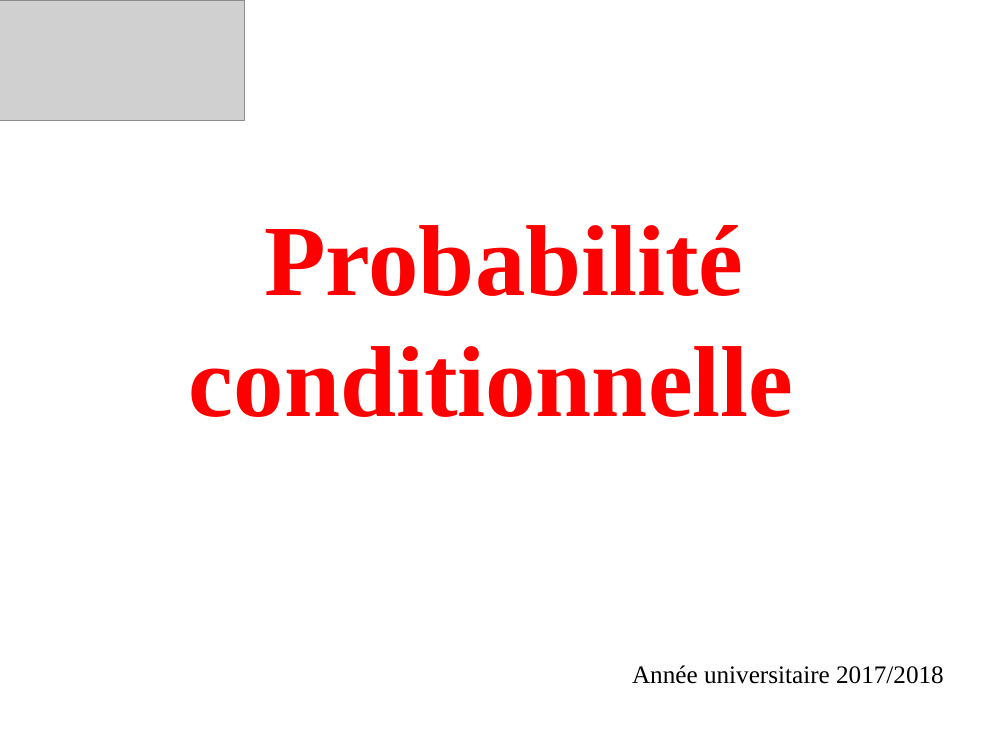
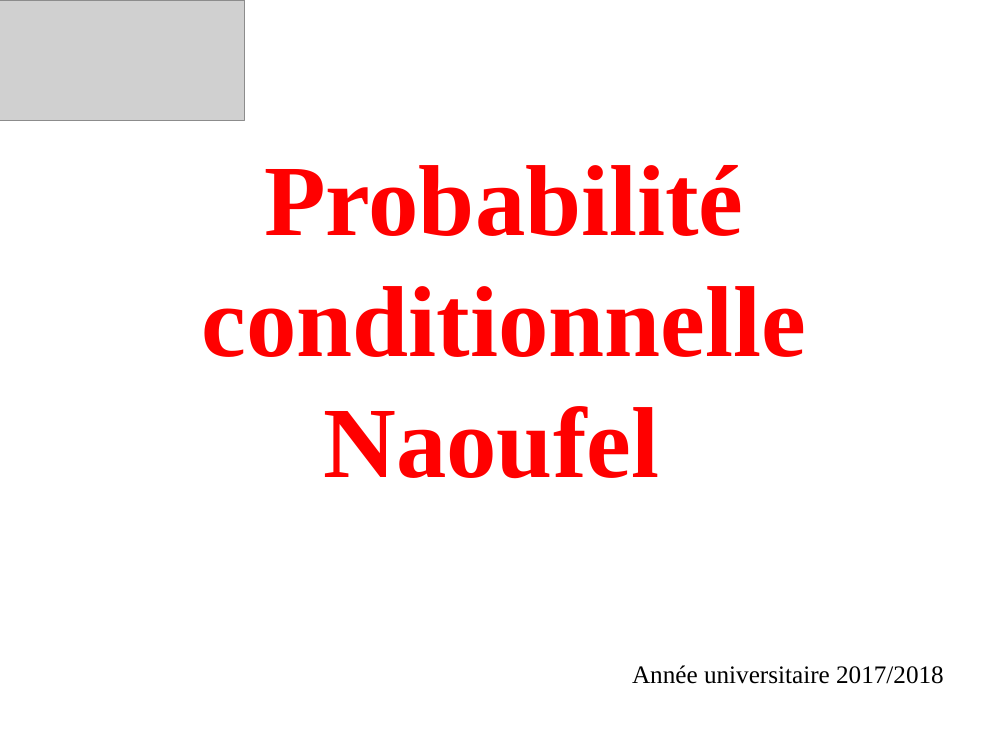
Before and after one commit to naoufelmhadhbi/FixIt, a slide deck: slide 1 of cours 2.pptx. Drawn at 1008x756 pixels with LibreOffice and Linux fonts; fonts in the diff are those of the drawing; grey boxes stand for pictures. Boxes give left, top, right and bottom in pixels: in the first picture for what was removed or moved away, otherwise in the second. Text is boxed around its words. In the diff, an @@ line names an element or a change of style, - is before the commit and + after.

```diff
--- a/cours 2.pptx
+++ b/cours 2.pptx
@@ title at [202, 165, 806, 479]: text changed @@
-Probabilité conditionnelle
+Probabilité conditionnelle
+Naoufel
```
